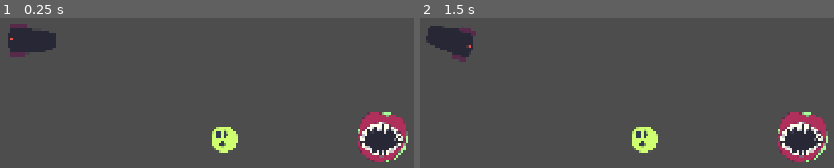
Above: before the commit, frames 1-2 (left to right).
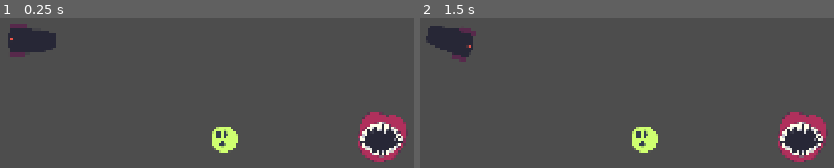
Above: after the commit, the same moments.

Repository: rmkubik/chain-reaction
Game: Godot game, scene res://ryan.tscn
Two runs of this game, one before a commit and one after it. Both use one fixed random seed, a clock stepped at 60 frames per second and the inputs below. This scene is started directly instead of the project's main scene.
Inputs (mouse positions are in pixels of both pictures, inside the frame that each line leads up to):
- Up to frame 1 (0.25 s): no input
- Up to frame 2 (1.5 s): tap Enter at 0.5 s; drag from (448, 40) to (800, 136) at 0.52 s; tap Space at 1.25 s; drag from (outside the picture) to (800, 136) at 1.27 s

The runs differ from the first frame. In frame 1, 0.2% of the frame differs, in the area x 86-99%, y 62-96%; in frame 2, 0.2%.

Commit message:
Rough mouth eating animation

Diff:
--- a/goal.gd
+++ b/goal.gd
@@ -4,20 +4,22 @@
 var area: Area2D
 var collisionShape: CollisionShape2D
 var isColliding: bool
+@onready var animatedSprite: AnimatedSprite2D = $Area2D/AnimatedSprite2D
 
 func _ready() -> void:
 	area = get_node("Area2D")
 	collisionShape = get_node('Area2D/CollisionShape2D')
+	animatedSprite.play("open")
 
 
-func _draw():
-	#var collisionShape: CollisionShape2D = get_node('Area2D/CollisionShape2D')
-	#print(collisionShape.shape.get_rect().size.x)
-	#print($".".position)
-	var color = Color.hex(0xa9ff9cff)
-	if (isColliding):
-		color = Color.hex(0x13ad3cff)
-	draw_circle(Vector2(0,0), collisionShape.shape.radius, color)
+#func _draw():
+	##var collisionShape: CollisionShape2D = get_node('Area2D/CollisionShape2D')
+	##print(collisionShape.shape.get_rect().size.x)
+	##print($".".position)
+	#var color = Color.hex(0xa9ff9cff)
+	#if (isColliding):
+		#color = Color.hex(0x13ad3cff)
+	#draw_circle(Vector2(0,0), collisionShape.shape.radius, color)
 
 
 #func _process(delta):
@@ -28,6 +30,9 @@
 
 func _on_area_2d_body_entered(body: Node2D) -> void:
 	print('entered')
+	if body.get_parent() is Target:
+		animatedSprite.play("lick")
+		body.get_parent().queue_free()
 	isColliding = true
 	queue_redraw()
 
@@ -35,3 +40,8 @@
 	print('exited')
 	isColliding = false
 	queue_redraw()
+
+
+func _on_animated_sprite_2d_animation_finished() -> void:
+	if animatedSprite.animation == 'lick':
+		animatedSprite.play('closed')
--- a/goal.tscn
+++ b/goal.tscn
@@ -1,10 +1,57 @@
-[gd_scene load_steps=4 format=3 uid="uid://dx7fdwmukomxc"]
+[gd_scene load_steps=10 format=3 uid="uid://dx7fdwmukomxc"]
 
 [ext_resource type="Script" uid="uid://d4d6pyttcqncw" path="res://goal.gd" id="1_6k3qi"]
 [ext_resource type="Texture2D" uid="uid://cvd1l25opfooy" path="res://goal.png" id="2_0qle8"]
+[ext_resource type="Texture2D" uid="uid://ducx8n6r8a216" path="res://goal-sheet.png" id="3_p20yd"]
 
 [sub_resource type="CircleShape2D" id="CircleShape2D_7sh37"]
 radius = 60.0
+
+[sub_resource type="AtlasTexture" id="AtlasTexture_gcynx"]
+atlas = ExtResource("3_p20yd")
+region = Rect2(128, 0, 128, 128)
+
+[sub_resource type="AtlasTexture" id="AtlasTexture_p20yd"]
+atlas = ExtResource("3_p20yd")
+region = Rect2(256, 0, 128, 128)
+
+[sub_resource type="AtlasTexture" id="AtlasTexture_xis31"]
+atlas = ExtResource("3_p20yd")
+region = Rect2(384, 0, 128, 128)
+
+[sub_resource type="AtlasTexture" id="AtlasTexture_la2f0"]
+atlas = ExtResource("3_p20yd")
+region = Rect2(0, 0, 128, 128)
+
+[sub_resource type="SpriteFrames" id="SpriteFrames_xis31"]
+animations = [{
+"frames": [{
+"duration": 1.0,
+"texture": SubResource("AtlasTexture_gcynx")
+}],
+"loop": false,
+"name": &"closed",
+"speed": 2.0
+}, {
+"frames": [{
+"duration": 1.0,
+"texture": SubResource("AtlasTexture_p20yd")
+}, {
+"duration": 1.0,
+"texture": SubResource("AtlasTexture_xis31")
+}],
+"loop": false,
+"name": &"lick",
+"speed": 3.0
+}, {
+"frames": [{
+"duration": 1.0,
+"texture": SubResource("AtlasTexture_la2f0")
+}],
+"loop": false,
+"name": &"open",
+"speed": 2.0
+}]
 
 [node name="Goal" type="Node2D"]
 script = ExtResource("1_6k3qi")
@@ -15,7 +62,13 @@
 shape = SubResource("CircleShape2D_7sh37")
 
 [node name="Sprite2D" type="Sprite2D" parent="Area2D"]
+visible = false
 texture = ExtResource("2_0qle8")
+
+[node name="AnimatedSprite2D" type="AnimatedSprite2D" parent="Area2D"]
+sprite_frames = SubResource("SpriteFrames_xis31")
+animation = &"open"
 
 [connection signal="body_entered" from="Area2D" to="." method="_on_area_2d_body_entered"]
 [connection signal="body_exited" from="Area2D" to="." method="_on_area_2d_body_exited"]
+[connection signal="animation_finished" from="Area2D/AnimatedSprite2D" to="." method="_on_animated_sprite_2d_animation_finished"]
--- /dev/null
+++ b/target.gd
@@ -0,0 +1,2 @@
+class_name Target
+extends Node2D
--- a/target.tscn
+++ b/target.tscn
@@ -1,11 +1,13 @@
-[gd_scene load_steps=3 format=3 uid="uid://brkq7q8wikvyg"]
+[gd_scene load_steps=4 format=3 uid="uid://brkq7q8wikvyg"]
 
+[ext_resource type="Script" uid="uid://bqsggklfmy72g" path="res://target.gd" id="1_e1yvt"]
 [ext_resource type="Texture2D" uid="uid://owo5v8ru8fst" path="res://target.png" id="1_t2jmu"]
 
 [sub_resource type="CircleShape2D" id="CircleShape2D_e1yvt"]
 radius = 40.0
 
 [node name="Target" type="Node2D"]
+script = ExtResource("1_e1yvt")
 
 [node name="RigidBody2D" type="RigidBody2D" parent="."]
 gravity_scale = 0.0
Not shown, added: target.gd.uid
